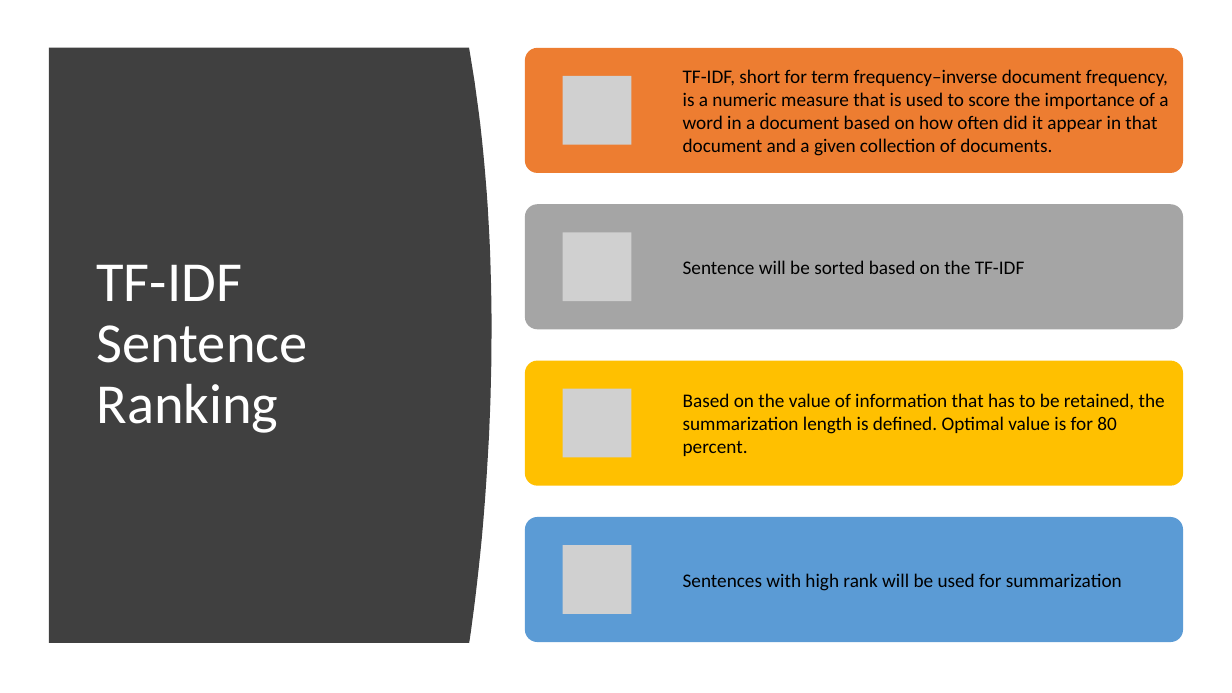
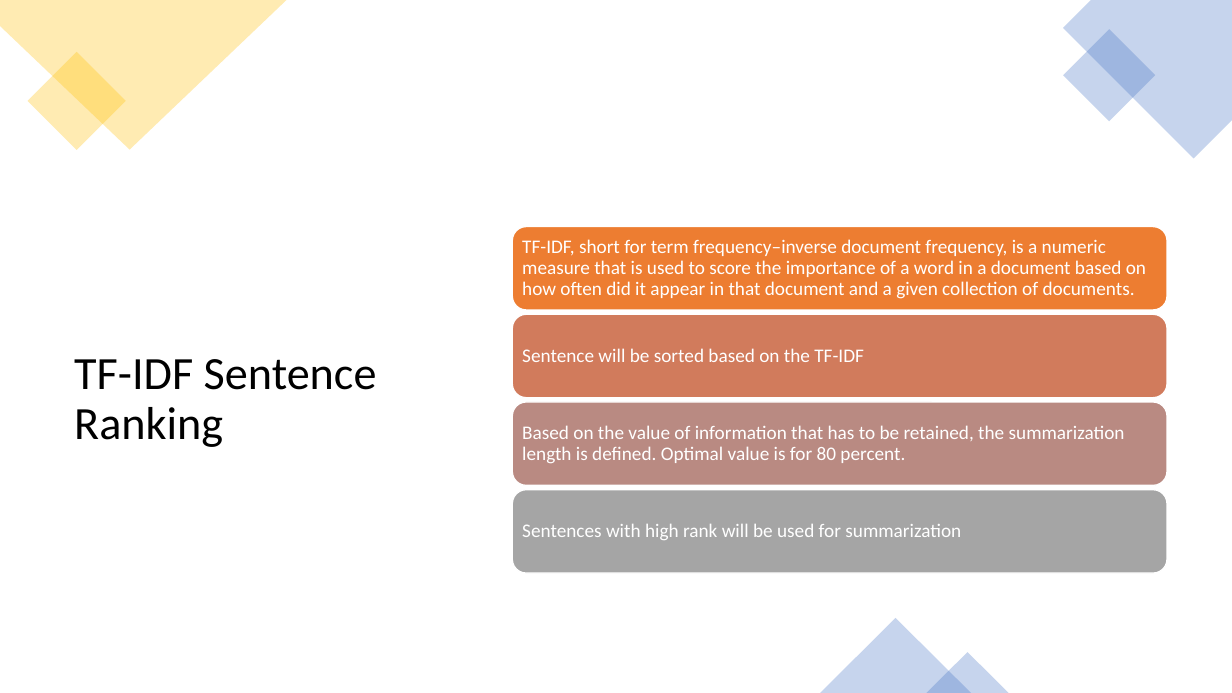
Before and after one commit to karthikktamilmani/Text_Summarization, a slide deck: slide 5 of presentation/p_09.pptx. Drawn at 1232x693 pixels with LibreOffice and Linux fonts; fonts in the diff are those of the drawing; grey boxes stand for pictures. Boxes give left, top, right and bottom in pixels: in the first picture for what was removed or moved away, otherwise in the second. Text is boxed around its words. In the diff, an @@ line names an element or a change of style, - is before the commit and + after.

```diff
--- a/presentation/p_09.pptx
+++ b/presentation/p_09.pptx
@@ freeform shape added at box(0, 0, 287, 150), fill #FFC000 at 30% opacity @@
@@ freeform shape added at box(1063, 0, 1232, 159), fill #4472C4 at 30% opacity @@
@@ rectangle added at box(1063, 29, 1156, 122), fill #4472C4 at 30% opacity @@
@@ rectangle added at box(27, 52, 125, 150), fill #FFC000 at 30% opacity @@
@@ freeform shape removed at box(49, 48, 492, 643) @@
@@ title "TF-IDF Sentence Ranking": place and size @@
-title "TF-IDF Sentence Ranking" at box(96, 264, 307, 433)
+title "TF-IDF Sentence Ranking" at box(74, 359, 377, 447)
@@ title "TF-IDF Sentence Ranking" at box(74, 359, 377, 447): size 44 to 36 pt, text colour #FFFFFF to #000000 @@
@@ rounded rectangle: place and size @@
-rounded rectangle at box(525, 204, 1183, 329)
+rounded rectangle at box(513, 226, 1168, 310)
@@ rounded rectangle at box(513, 226, 1168, 310): fill #A5A5A5 to #ED7D31; outline none to #FFFFFF 1 pt; proportions changed @@
@@ text colour #000000 to #FFFFFF; line spacing 1 to 0.9 in 4 elements at box(522, 425, 1125, 463), box(522, 524, 961, 540), box(522, 348, 864, 362), box(522, 239, 1146, 299) @@
@@ text "TF-IDF, short for term frequency–inverse ...": place and size @@
-text "TF-IDF, short for term frequency–inverse ..." at box(683, 69, 1168, 156)
+text "TF-IDF, short for term frequency–inverse ..." at box(522, 239, 1146, 299)
@@ rounded rectangle added at box(513, 314, 1168, 397), fill #D17B5C, outline #FFFFFF 1 pt @@
@@ text "Sentence will be sorted based ...": place and size @@
-text "Sentence will be sorted based ..." at box(683, 260, 1025, 274)
+text "Sentence will be sorted based ..." at box(522, 348, 864, 362)
@@ rounded rectangle: place and size @@
-rounded rectangle at box(525, 360, 1183, 485)
+rounded rectangle at box(513, 402, 1168, 485)
@@ rounded rectangle at box(513, 402, 1168, 485): fill #FFC000 to #B98A82; outline none to #FFFFFF 1 pt; proportions changed @@
@@ text "Based on the value of ...": place and size @@
-text "Based on the value of ..." at box(683, 393, 1165, 456)
+text "Based on the value of ..." at box(522, 425, 1125, 463)
@@ rounded rectangle: place and size @@
-rounded rectangle at box(525, 517, 1183, 641)
+rounded rectangle at box(513, 490, 1168, 573)
@@ rounded rectangle at box(513, 490, 1168, 573): fill #5B9BD5 to #A5A5A5; outline none to #FFFFFF 1 pt; proportions changed @@
@@ text "Sentences with high rank will ...": place and size @@
-text "Sentences with high rank will ..." at box(683, 573, 1122, 591)
+text "Sentences with high rank will ..." at box(522, 524, 961, 540)
@@ group removed at box(525, 48, 1183, 614): 4 pictures, 1 rounded rectangle @@
@@ triangle added at box(821, 618, 971, 693), fill #4472C4 at 30% opacity @@
@@ triangle added at box(927, 653, 1009, 693), fill #4472C4 at 30% opacity @@
```
Also in this commit, not shown: 6 other slides changed, 3 slides added, 2 slides removed.
